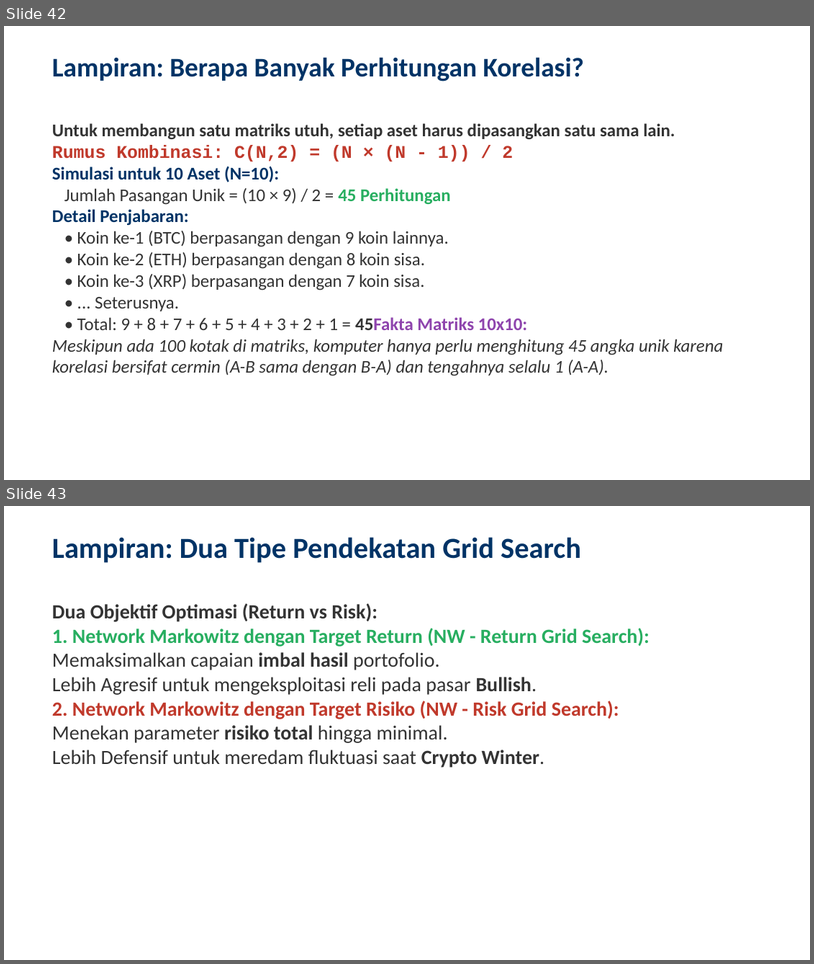
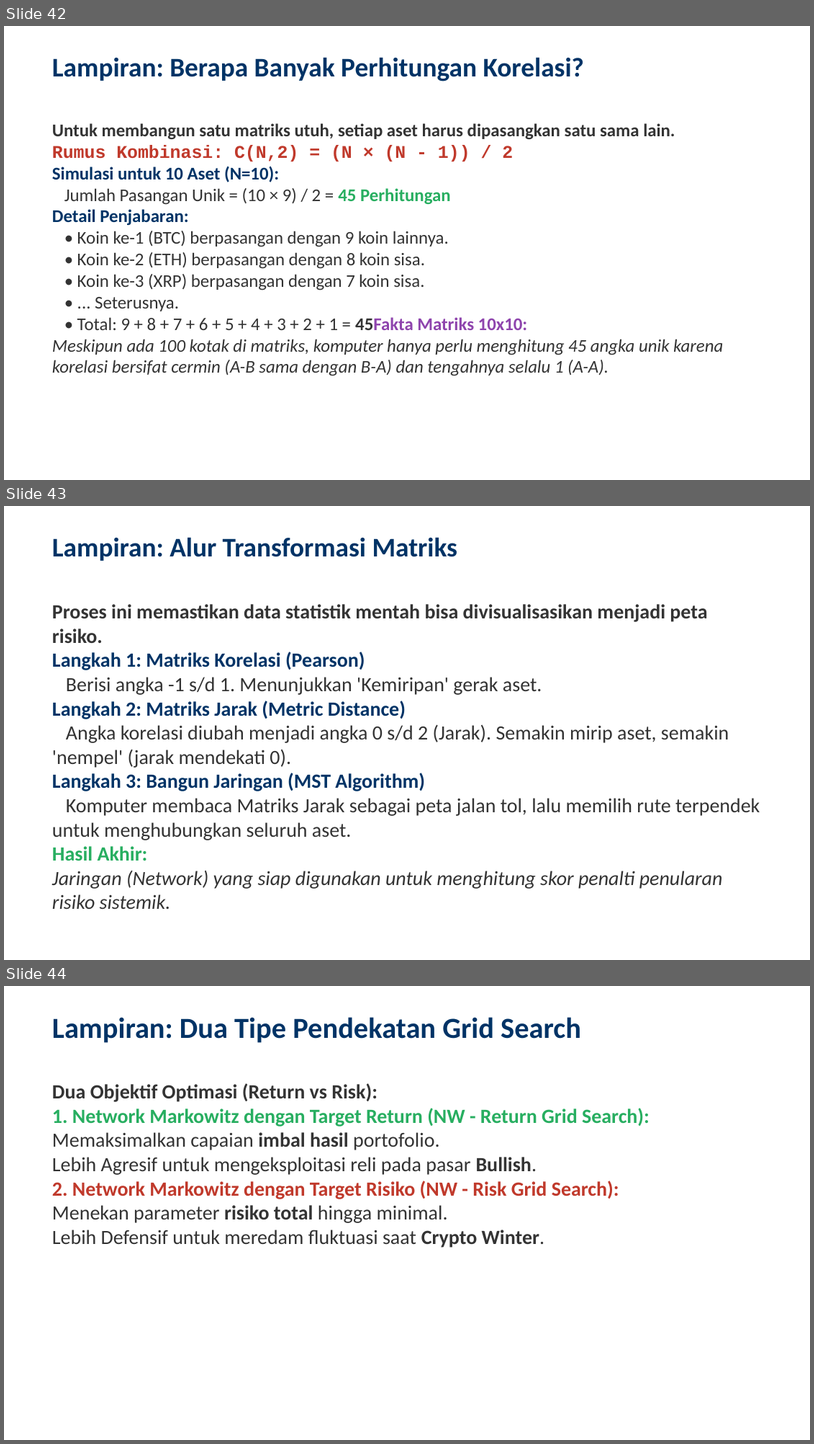
Before and after one commit to ragilrojo/RepoThesis, a slide deck: Presentasi_Proposal_Update.pptx. Shown one above the other, each under a label of ours: slides 42 and 43 before the commit, slides 42, 43 and 44 after it. The pictures are 814x964 and 814x1444 pixels, drawn with LibreOffice and Linux fonts; fonts in the diff are those of the drawing. Boxes give left, top, right and bottom in pixels: in the first picture for what was removed or moved away, otherwise in the second. Text is boxed around its words. In the diff, an @@ line names an element or a change of style, - is before the commit and + after.

Commit message:
feat: add transformation pipeline slide (Corr -> Distance -> NW)

```diff
--- a/Presentasi_Proposal_Update.pptx
+++ b/Presentasi_Proposal_Update.pptx
@@ slide 43 added at [4,506,810,960], background #FFFFFF @@
@@ text added at [52,537,458,561], 24 pt, text #003366, bold @@
+Lampiran: Alur Transformasi Matriks
@@ text added at [52,604,760,908], 18 pt, text #333333 @@
+Proses ini memastikan data statistik mentah bisa divisualisasikan menjadi peta risiko.
+Langkah 1: Matriks Korelasi (Pearson)
+Berisi angka -1 s/d 1. Menunjukkan 'Kemiripan' gerak aset.
+Langkah 2: Matriks Jarak (Metric Distance)
+Angka korelasi diubah menjadi angka 0 s/d 2 (Jarak). Semakin mirip aset, semakin 'nempel' (jarak mendekati 0).
+Langkah 3: Bangun Jaringan (MST Algorithm)
+Komputer membaca Matriks Jarak sebagai peta jalan tol, lalu memilih rute terpendek untuk menghubungkan seluruh aset.
+Hasil Akhir:
+Jaringan (Network) yang siap digunakan untuk menghitung skor penalti penularan risiko sistemik.
@@ what was slide 43 is now slide 44 @@
```
Also in this commit, not shown: 1 other file.
